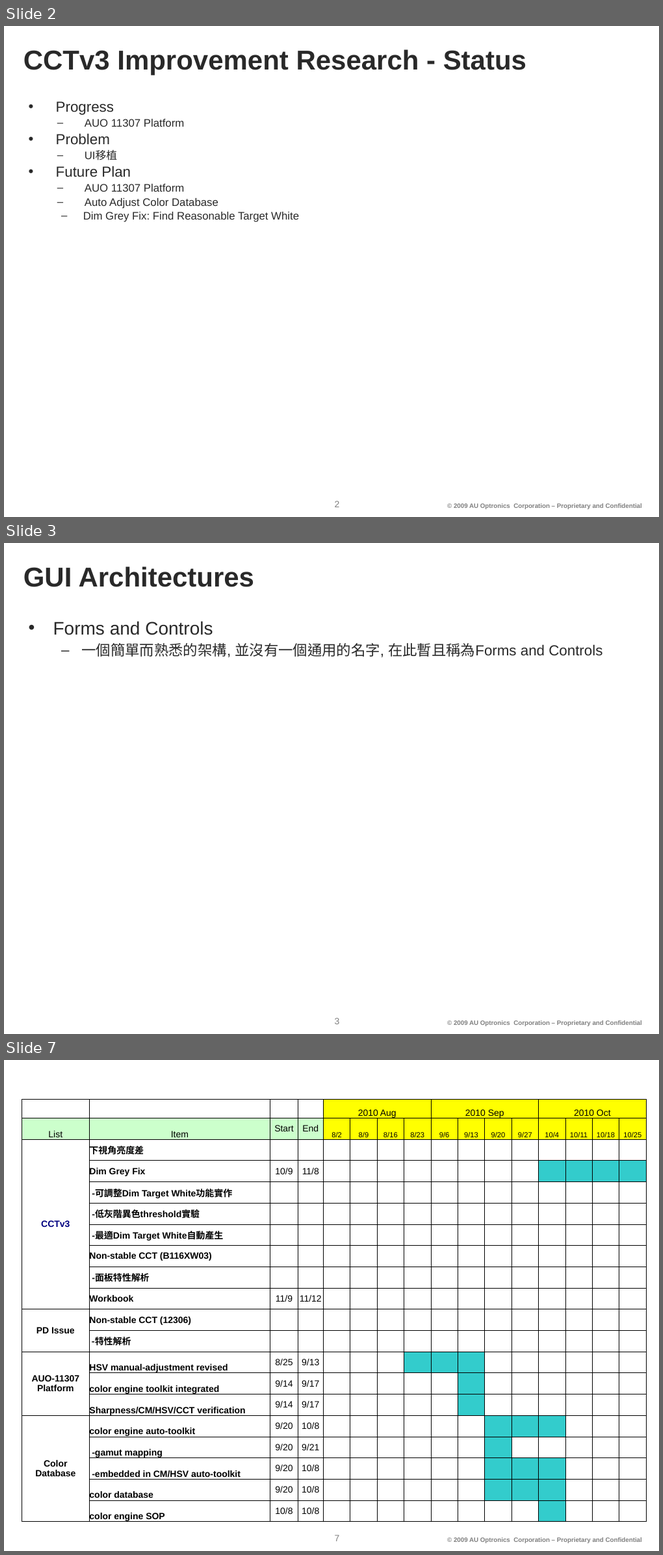
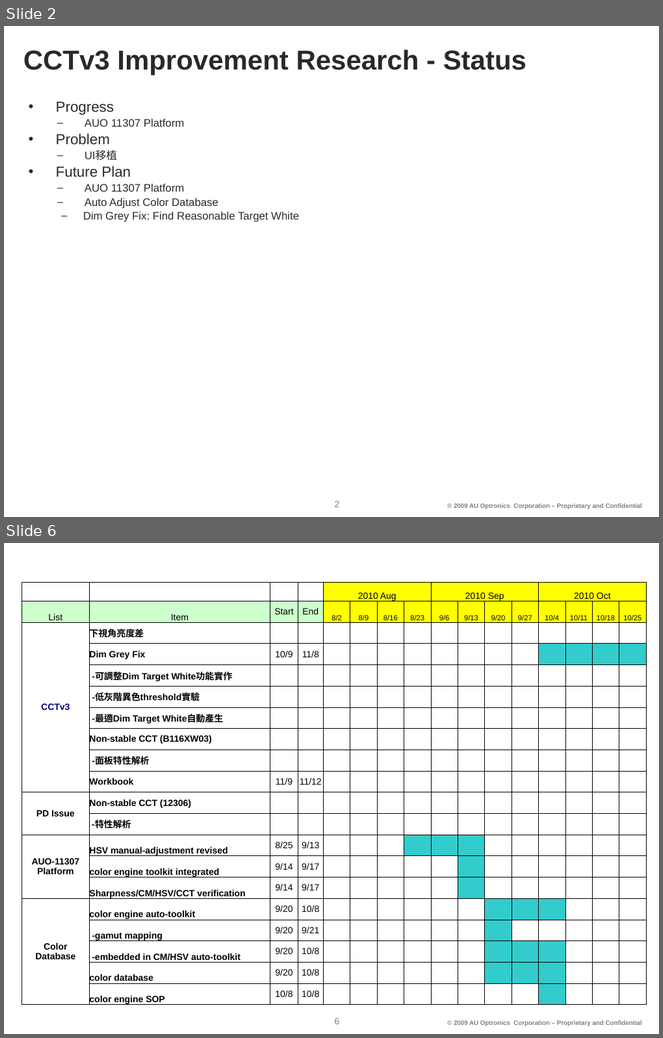
Before and after one commit to sky4s/mygoodjob, a slide deck: my doc/files/ppt/2010-09-30_WeeklyReport.pptx. Shown one above the other, each under a label of ours: slides 2, 3 and 7 before the commit, slides 2 and 6 after it; the slides between them are not shown. The pictures are 663x1555 and 663x1038 pixels, drawn with LibreOffice and Linux fonts; fonts in the diff are those of the drawing; background and template pictures are left out. Boxes give left, top, right and bottom in pixels: in the first picture for what was removed or moved away, otherwise in the second. Text is boxed around its words. In the diff, an @@ line names an element or a change of style, - is before the commit and + after.

```diff
--- a/my doc/files/ppt/2010-09-30_WeeklyReport.pptx
+++ b/my doc/files/ppt/2010-09-30_WeeklyReport.pptx
@@ slide 3 removed at (4,543,659,1034), background #FFFFFF; not listed: 2 template elements that a slide beside it also shows @@
@@ title removed at (24,566,254,587) @@
-GUI Architectures
@@ text removed at (53,621,603,657) @@
-• Forms and Controls
-  – 一個簡單而熟悉的架構, 並沒有一個通用的名字, 在此暫且稱為Forms and Controls
@@ what was slide 7 is now slide 6 @@
@@ page number at (335,1018,340,1025): text changed @@
-7
+6
```
Also in this commit, not shown: 3 slides changed.
